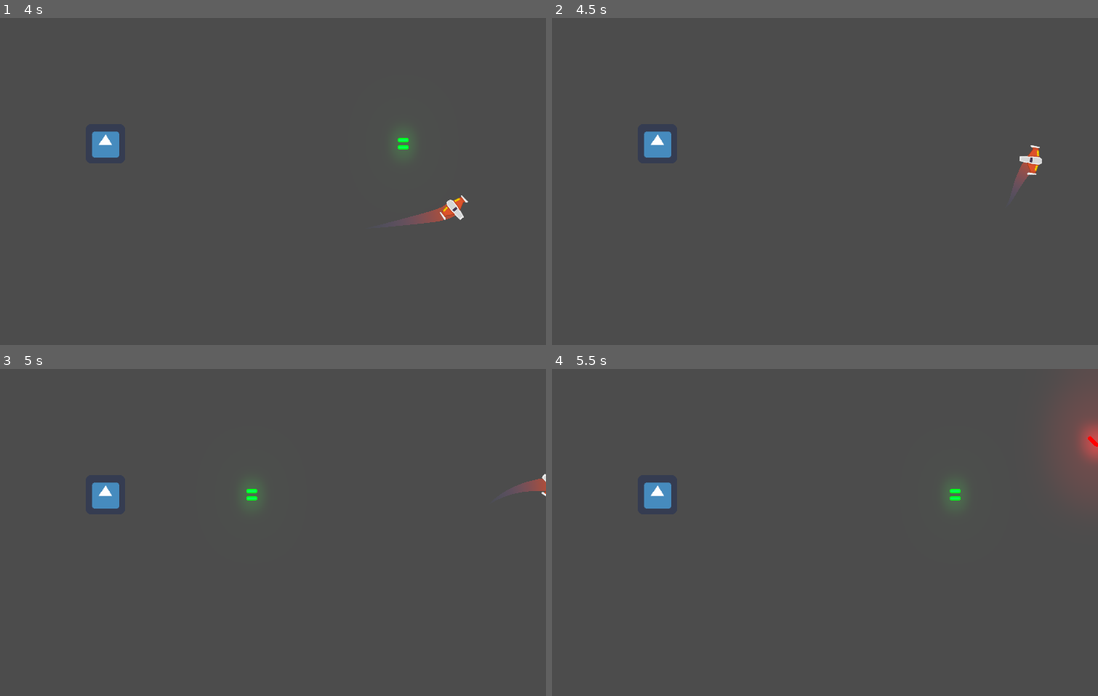
Above: before the commit, frames 1-4 (two rows, left to right).
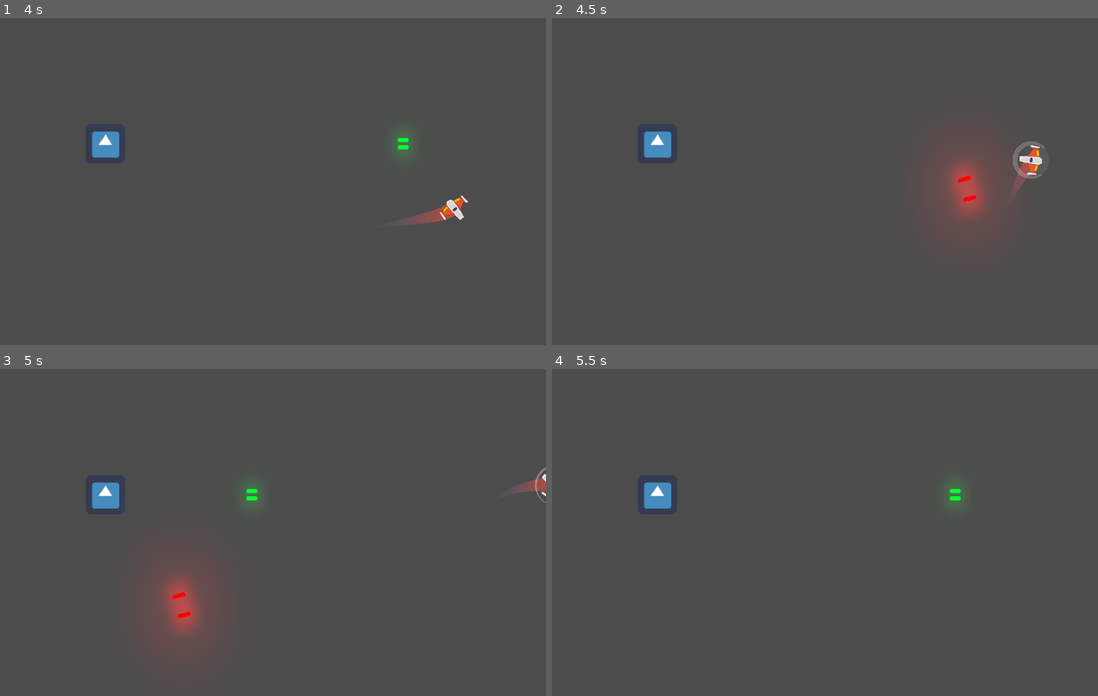
Above: after the commit, the same moments.

Repository: nicow222/MeteoritosGodot
Game: Godot game, scene res://Juego/Niveles/NivelTest.tscn
The game is run twice, just before and just after one commit, with the same random seed, the same clock (stepped at 60 frames per second) and the same inputs. The engine's default icon, where the game draws it, is replaced by a stand-in: a white triangle on a blue panel in a dark square.
Inputs (mouse positions are in pixels of both pictures, inside the frame that each line leads up to):
- Up to frame 1 (4 s): move the mouse to (382, 165) at 0.52 s; press the mouse at (382, 165) at 0.53 s; hold W (mover_adelante) 0.53-1.28 s; move the mouse to (136, 197) at 1.27 s; release the mouse at (136, 197) at 1.28 s; hold S (mover_atras) 1.28-2.03 s; tap Space (disparo_principal, bound only before the commit) at 1.35 s; move the mouse to (311, 109) at 2.02 s; hold Right mouse button (disparo_secundario) 2.03-2.78 s; hold W (mover_adelante) 2.03-3.53 s; move the mouse to (223, 246) at 2.77 s; tap A (rotar_antihorario) at 2.85 s; move the mouse to (431, 230) at 3.52 s; hold S (mover_atras) from 3.53 s (still down); hold D (rotar_horario) from 3.53 s (still down)
- Up to frame 2 (4.5 s): keep holding S (mover_atras); tap Middle mouse button (escudo, bound only after the commit) at 4.15 s; move the mouse to (633, 132) at 4.27 s; release D (rotar_horario) at 4.28 s; click (633, 132) at 4.35 s
- Up to frame 3 (5 s): keep holding S (mover_atras)
- Up to frame 4 (5.5 s): keep holding S (mover_atras); move the mouse to (835, 532) at 5.02 s; hold Space (disparo_principal, bound only before the commit) from 5.03 s (still down)

Frame 1 is identical in both runs. In frame 2, 2.4% of the frame differs, in the area x 70-91%, y 37-65%; in frame 3, 2.2%; in frame 4, 1.5%.

Commit message:
activar escudo

Diff:
--- /dev/null
+++ b/Juego/Naves/Player/Escudo/Escudo.gd
@@ -0,0 +1,27 @@
+extends Area2D
+class_name Escudo
+
+## Variables
+var esta_activado:bool = false setget, get_esta_activado
+
+## Setters y Getters
+func get_esta_activado() -> bool:
+	return esta_activado
+
+# Metodos
+func _ready() -> void:
+	controlar_colisionador(true)
+
+## Metodos Custom
+func controlar_colisionador(esta_desactivado: bool) -> void:
+	$CollisionShape2D.set_deferred("disabled", esta_desactivado)
+
+func activar() -> void:
+	esta_activado = true
+	controlar_colisionador(false)
+	$AnimationPlayer.play("activando")
+
+## Seniales internas
+func _on_AnimationPlayer_animation_finished(anim_name: String) -> void:
+	if anim_name == "activando":
+		$AnimationPlayer.play("activado")
--- a/Juego/Naves/Player/Escudo/Escudo.tscn
+++ b/Juego/Naves/Player/Escudo/Escudo.tscn
@@ -1,9 +1,10 @@
-[gd_scene load_steps=10 format=2]
+[gd_scene load_steps=11 format=2]
 
 [ext_resource path="res://Juego/Naves/Player/Escudo/shield_abriendo1.png" type="Texture" id=1]
 [ext_resource path="res://Juego/Naves/Player/Escudo/shield_abriendo2.png" type="Texture" id=2]
 [ext_resource path="res://Juego/Naves/Player/Escudo/shield_completo.png" type="Texture" id=3]
 [ext_resource path="res://Juego/Naves/Player/Escudo/escudo_sound.ogg" type="AudioStream" id=4]
+[ext_resource path="res://Juego/Naves/Player/Escudo/Escudo.gd" type="Script" id=5]
 
 [sub_resource type="CircleShape2D" id=1]
 radius = 77.6456
@@ -288,6 +289,7 @@
 }
 
 [node name="Escudo" type="Area2D"]
+script = ExtResource( 5 )
 
 [node name="CollisionShape2D" type="CollisionShape2D" parent="."]
 position = Vector2( -6.17349, 0 )
@@ -317,3 +319,5 @@
 [node name="AudioStreamPlayer" type="AudioStreamPlayer" parent="."]
 stream = ExtResource( 4 )
 bus = "SFX"
+
+[connection signal="animation_finished" from="AnimationPlayer" to="." method="_on_AnimationPlayer_animation_finished"]
--- a/Juego/Naves/Player/Player.gd
+++ b/Juego/Naves/Player/Player.gd
@@ -23,6 +23,7 @@
 onready var motor_sfx:Motor = $MotorSFX
 onready var colisionador:CollisionShape2D = $CollisionShape2D
 onready var imacto_sfx:AudioStreamPlayer = $ImpactoSFX
+onready var escudo:Escudo = $Escudo
 
 func _ready() -> void:
 	controlador_estados(estado_actual)
@@ -51,12 +52,17 @@
 		or event.is_action_released("mover_atras")):
 			motor_sfx.sonido_off()
 
+	# Control Escudo
+	if event.is_action_pressed("escudo") and not escudo.get_esta_activado():
+		escudo.activar()
+
 func _integrate_forces(state: Physics2DDirectBodyState) -> void:
 	apply_central_impulse(empuje.rotated(rotation))
 	apply_torque_impulse(dir_rotacion * potencia_rotacion)
 
 func _process(delta: float) -> void:
 	player_input()
+
 
 ## Metodos Custom
 
--- a/Juego/Naves/Player/Player.tscn
+++ b/Juego/Naves/Player/Player.tscn
@@ -9,6 +9,7 @@
 [ext_resource path="res://Juego/Naves/Player/Motor/motor.ogg" type="AudioStream" id=7]
 [ext_resource path="res://Juego/Naves/Player/Motor/Motor.gd" type="Script" id=8]
 [ext_resource path="res://Juego/Naves/Player/impacto_sound.ogg" type="AudioStream" id=9]
+[ext_resource path="res://Juego/Naves/Player/Escudo/Escudo.tscn" type="PackedScene" id=10]
 
 [sub_resource type="CircleShape2D" id=1]
 radius = 37.054
@@ -126,6 +127,8 @@
 stream = ExtResource( 9 )
 bus = "SFX"
 
+[node name="Escudo" parent="." instance=ExtResource( 10 )]
+
 [connection signal="animation_finished" from="AnimationPlayer" to="." method="_on_AnimationPlayer_animation_finished"]
 
 [editable path="Canion"]
--- a/project.godot
+++ b/project.godot
@@ -13,6 +13,11 @@
 "class": "Canion",
 "language": "GDScript",
 "path": "res://Juego/Proyectiles/Canion.gd"
+}, {
+"base": "Area2D",
+"class": "Escudo",
+"language": "GDScript",
+"path": "res://Juego/Naves/Player/Escudo/Escudo.gd"
 }, {
 "base": "Line2D",
 "class": "Estela",
@@ -46,6 +51,7 @@
 } ]
 _global_script_class_icons={
 "Canion": "",
+"Escudo": "",
 "Estela": "",
 "Motor": "",
 "Nivel": "",
@@ -103,12 +109,18 @@
 }
 disparo_principal={
 "deadzone": 0.5,
-"events": [ Object(InputEventKey,"resource_local_to_scene":false,"resource_name":"","device":0,"alt":false,"shift":false,"control":false,"meta":false,"command":false,"pressed":false,"scancode":32,"physical_scancode":0,"unicode":0,"echo":false,"script":null)
+"events": [ Object(InputEventMouseButton,"resource_local_to_scene":false,"resource_name":"","device":0,"alt":false,"shift":false,"control":false,"meta":false,"command":false,"button_mask":0,"position":Vector2( 0, 0 ),"global_position":Vector2( 0, 0 ),"factor":1.0,"button_index":1,"pressed":false,"doubleclick":false,"script":null)
  ]
 }
 disparo_secundario={
 "deadzone": 0.5,
 "events": [ Object(InputEventMouseButton,"resource_local_to_scene":false,"resource_name":"","device":0,"alt":false,"shi …(212 unchanged characters)…
+ ]
+}
+escudo={
+"deadzone": 0.5,
+"events": [ Object(InputEventMouseButton,"resource_local_to_scene":false,"resource_name":"","device":0,"alt":false,"shift":false,"control":false,"meta":false,"command":false,"button_mask":0,"position":Vector2( 0, 0 ),"global_position":Vector2( 0, 0 ),"factor":1.0,"button_index":3,"pressed":false,"doubleclick":false,"script":null)
+, Object(InputEventKey,"resource_local_to_scene":false,"resource_name":"","device":0,"alt":false,"shift":false,"control":false,"meta":false,"command":false,"pressed":false,"scancode":32,"physical_scancode":0,"unicode":0,"echo":false,"script":null)
  ]
 }
 
Not shown: 1 places in Juego/Naves/Player/Player.tscn that only renumber resources
